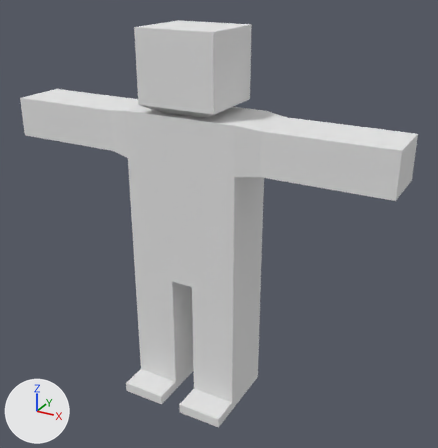
The Blender file Assets/Prefab/BLENDER/Personaje.blend, before and after one commit.
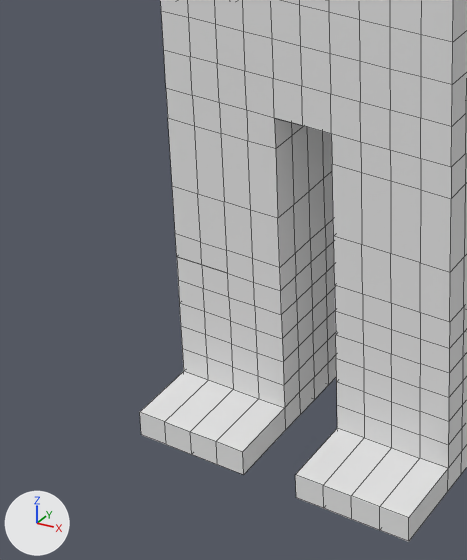
The first picture shows the older version from a 50 mm camera at (3.11, -5.18, 4.68) aimed at (0.25, 0.02, 2.08). The close-ups show both versions on the part from 18% to 54% of the width and 54% to 97% of the height of that picture; other places that the commit changed are outside them. The lights are fixed; the arrows at lower left show +X, +Y and +Z. The close-ups show mesh edges as thin lines.
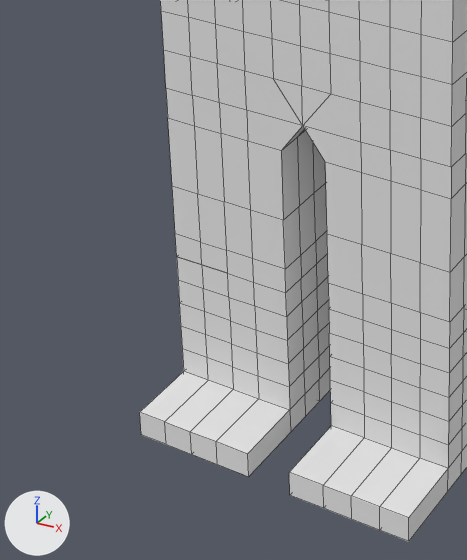
Pixel boxes (x1, y1, x2, y2) of what changed, in the close-ups (467 x 560 px; the box of a moved part takes in the faces that stretch with it):
part 1 of me_cube, moved or reshaped: (302, 87, 361, 172) in both
part 2 of me_cube, moved or reshaped: before (295, 164, 364, 508); after (289, 162, 364, 508)
part 3 of me_cube, moved or reshaped: before (216, 126, 336, 475); after (216, 130, 330, 477)
part 4 of me_cube, moved or reshaped: before (245, 71, 303, 149); after (245, 71, 305, 150)

The change, as a list of edits to the scene's bpy script:
```text
Change me_cube:
    where me_cube.from_pydata(...)  # 1130 vertices, 1107 faces; spans x -2.11..2.13, y -0.64..0.39, z -1.78..2.3
    used by ob_cube; location = (-0.009, -0.01, 1.786)
    me_cube part 1: all 7 vertices in x 0.13, y -0.33..0.35, z -0.33 are moved by (-0.12, 0.0, 0.0)
    me_cube part 2: all 72 vertices in x 0.13, y -0.64..0.35, z -1.78..-0.46 are moved by (-0.03, 0.0, 0.0)
    me_cube part 3: all 79 vertices in x -0.12, y -0.63..0.35, z -1.78..-0.46 are moved by (0.02, 0.0, 0.0)
    me_cube part 4: all 14 vertices in x -0.12, y -0.33..0.35, z -0.33 are moved by (0.12, 0.0, 0.0)
```
